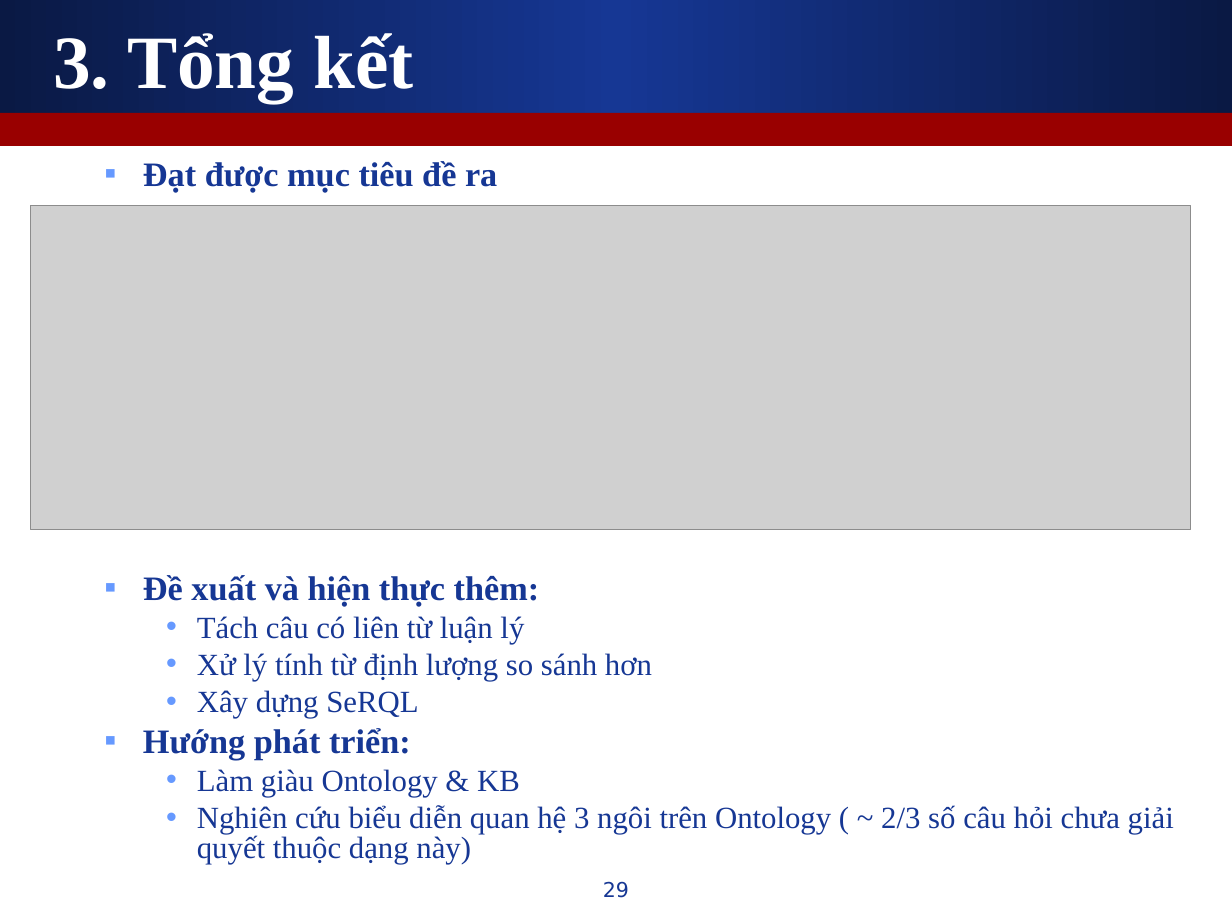
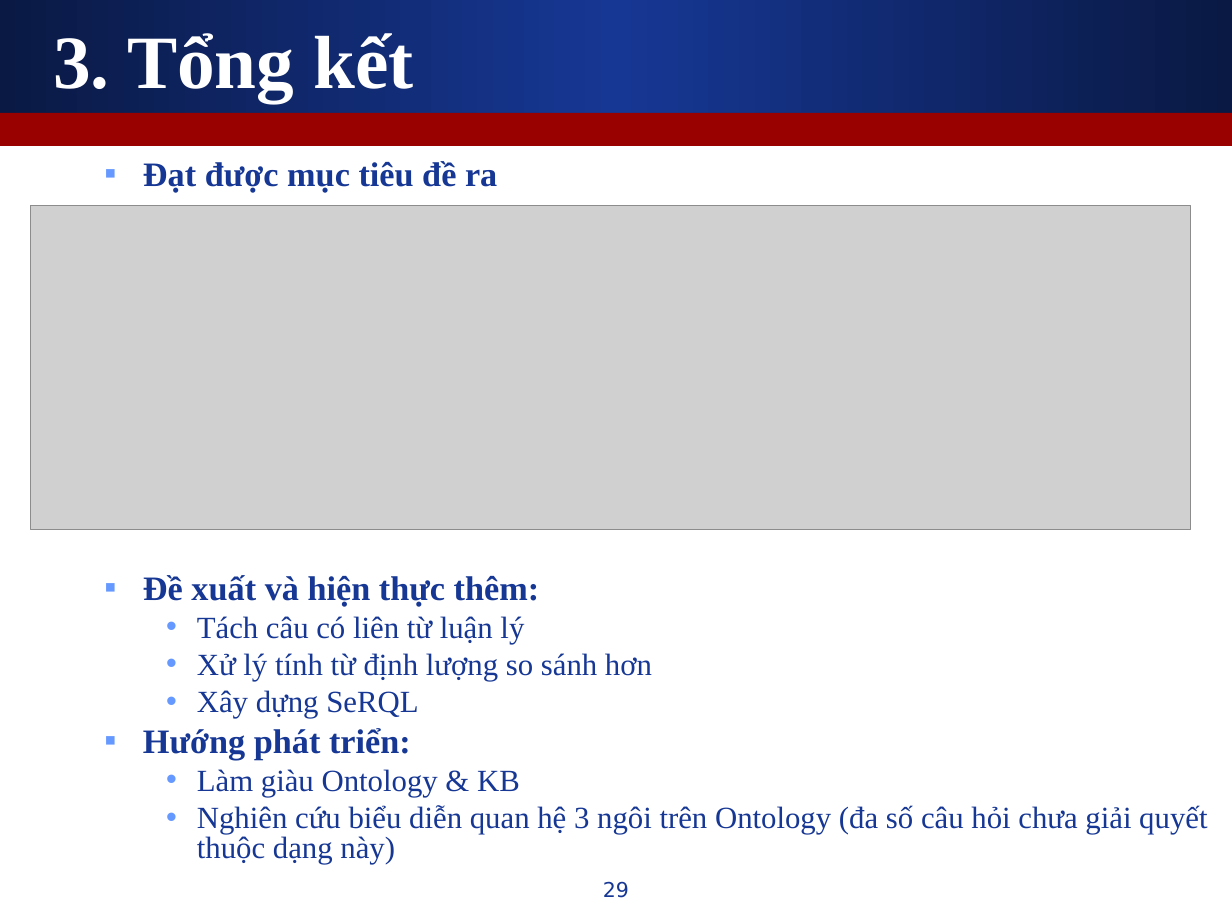
Before and after one commit to leaderwing/kt-kimres, a slide deck: slide 29 of note/Copy of [Thesis] Presentation.ppt. Drawn at 1232x924 pixels with LibreOffice and Linux fonts; fonts in the diff are those of the drawing; grey boxes stand for pictures. Boxes give left, top, right and bottom in pixels: in the first picture for what was removed or moved away, otherwise in the second. Text is boxed around its words. In the diff, an @@ line names an element or a change of style, - is before the commit and + after.

```diff
--- a/note/Copy of [Thesis] Presentation.ppt
+++ b/note/Copy of [Thesis] Presentation.ppt
@@ text at box(197, 805, 1207, 864): text changed @@
-    • Nghiên cứu biểu diễn quan hệ 3 ngôi trên Ontology ( ~ 2/3 số câu hỏi chưa giải quyết thuộc dạng này)
+    • Nghiên cứu biểu diễn quan hệ 3 ngôi trên Ontology (đa số câu hỏi chưa giải quyết thuộc dạng này)
```
